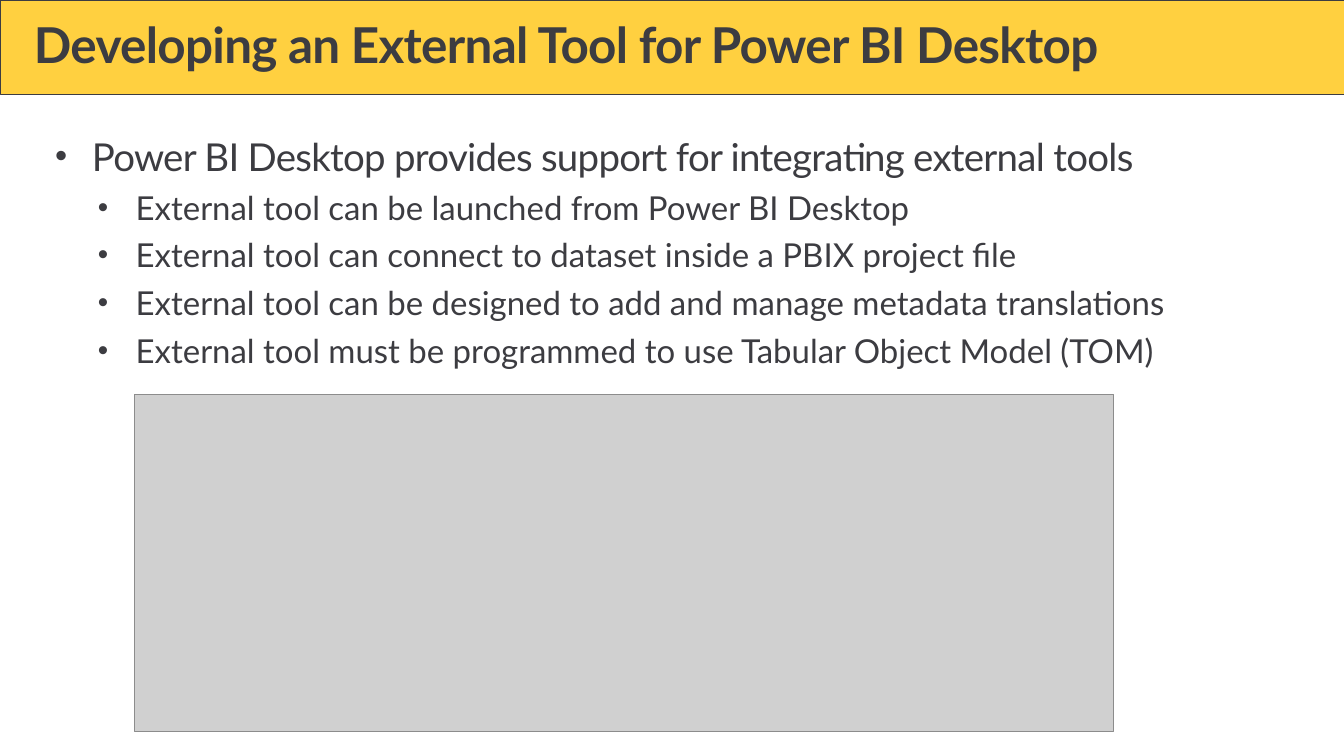
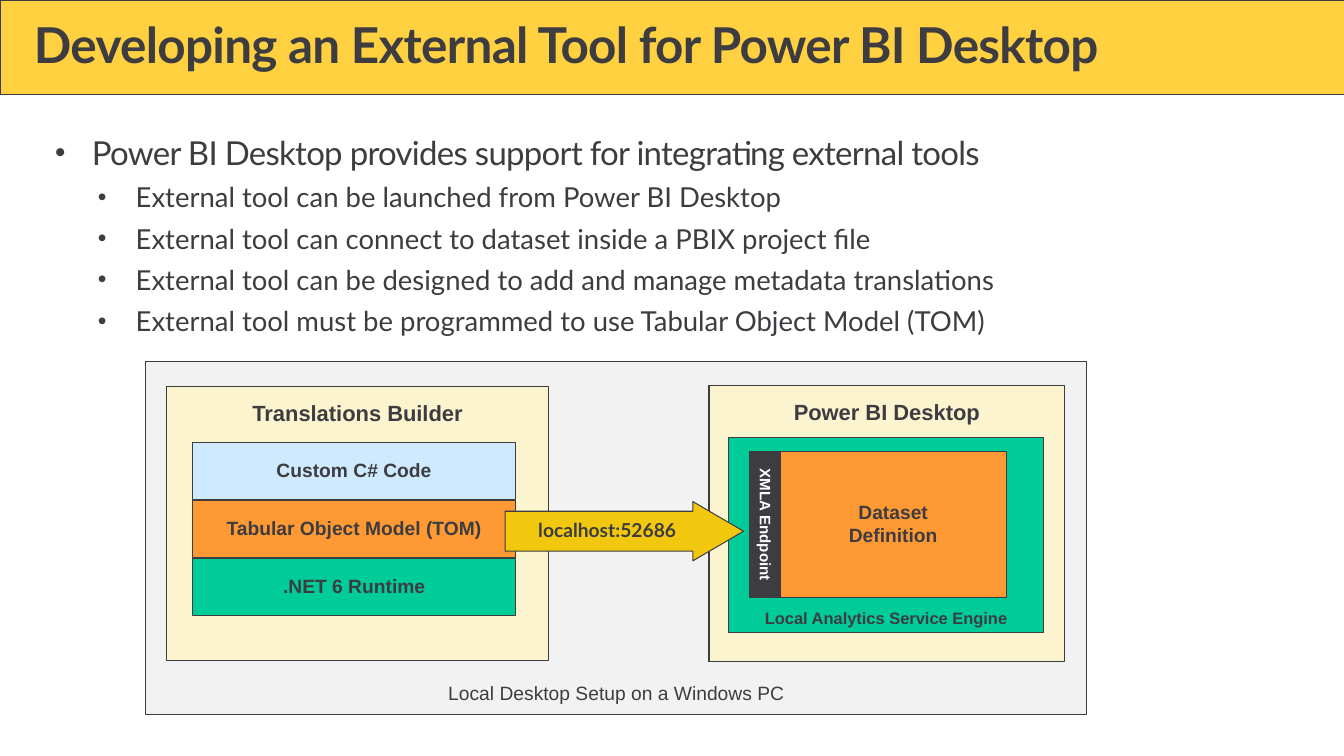
Before and after one commit to PowerBiDevCamp/TranslationsBuilder, a slide deck: slide 11 of Docs/Translations Builder.pptx. Drawn at 1344x756 pixels with LibreOffice and Linux fonts; fonts in the diff are those of the drawing; grey boxes stand for pictures; background and template pictures are left out. Boxes give left, top, right and bottom in pixels: in the first picture for what was removed or moved away, otherwise in the second. Text is boxed around its words. In the diff, an @@ line names an element or a change of style, - is before the commit and + after.

```diff
--- a/Docs/Translations Builder.pptx
+++ b/Docs/Translations Builder.pptx
@@ text "Power BI Desktop provides support ..." at (92,140,994,336): size 28 to 24 pt in "Power BI Desktop provides support for integrating ..."; size 24 to 20 pt in "External tool can be launched from Power ...", "External tool can connect to dataset inside ...", "External tool can be designed to add ...", "External tool must be programmed to use ..." @@
@@ rectangle added at (146,362,1088,714), fill #F2F2F2, outline #3C3C41 0.75 pt, 14 pt, text #3C3C41 @@
+Local Desktop Setup on a Windows PC
@@ rectangle added at (167,386,548,660), fill #FCF4CF, outline #3C3C41 0.75 pt, 16 pt, text #3C3C41, bold @@
+Translations Builder
@@ rectangle added at (709,385,1064,661), fill #FCF4CF, outline #3C3C41 0.75 pt, 16 pt, text #3C3C41, bold @@
+Power BI Desktop
@@ picture removed at (134,394,1114,731) @@
@@ rectangle added at (193,442,516,499), fill #CFEAFF, outline #3C3C41 0.75 pt, 14 pt, text #3C3C41, bold @@
+Custom C# Code
@@ rectangle added at (729,437,1045,632), fill #00CC99, outline #3C3C41 0.75 pt, 12 pt, text #3C3C41, bold @@
+Local Analytics Service Engine
@@ rectangle added at (749,452,780,597), fill #3C3C41, outline #3C3C41 0.75 pt, 11 pt, text #FFFFFF, bold @@
+XMLA Endpoint
@@ rectangle added at (780,452,1007,597), fill #FF9933, outline #3C3C41 0.75 pt, 14 pt, text #3C3C41, bold @@
+Dataset
+Definition
@@ rectangle added at (193,501,516,558), fill #FF9933, outline #3C3C41 0.75 pt, 14 pt, text #3C3C41, bold @@
+Tabular Object Model (TOM)
@@ right arrow added at (505,502,743,561), fill #F2C80F, outline #3C3C41 0.75 pt, 14 pt, text #3C3C41, bold @@
+localhost:52686
@@ rectangle added at (193,558,516,616), fill #00CC99, outline #3C3C41 0.75 pt, 14 pt, text #3C3C41, bold @@
+.NET 6 Runtime
```
Also in this commit, not shown: 34 other files.
